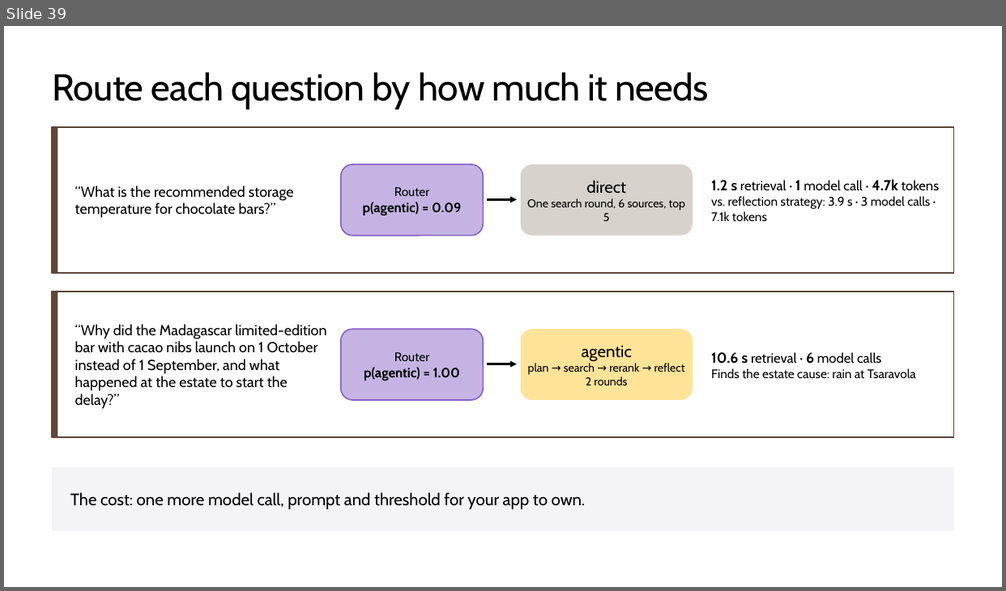
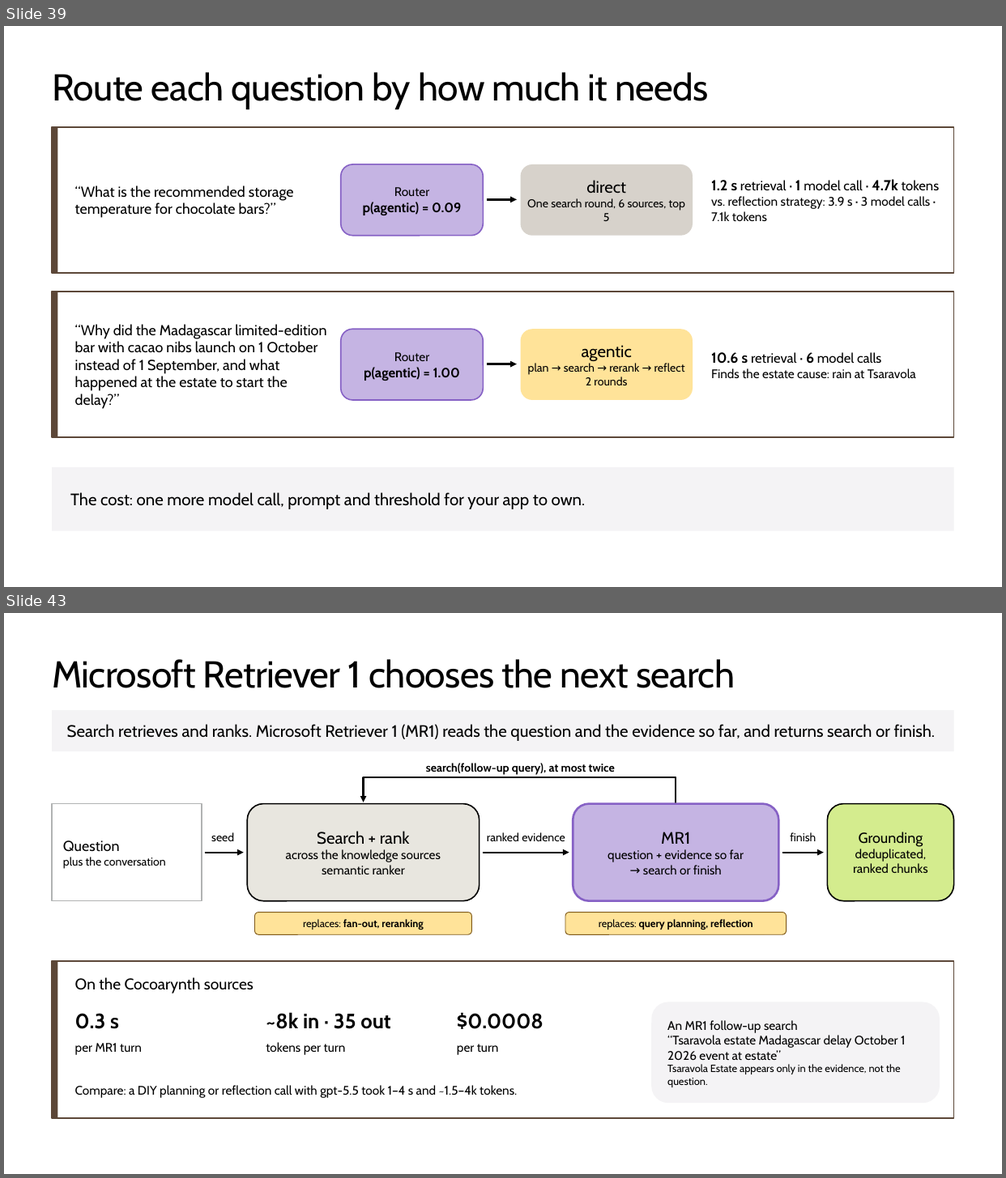
Before and after one commit to microsoft/ignite26-BRK300-building-agentic-retrieval-from-diy-to-foundry-iq, a slide deck: IgniteBRK300-WorkingDeck.pptx. Shown one above the other, each under a label of ours: slide 39 before the commit, slides 39 and 43 after it; the slides between them are not shown. The pictures are 1006x591 and 1006x1178 pixels, drawn with LibreOffice and Linux fonts; fonts in the diff are those of the drawing; background and template pictures are left out. Boxes give left, top, right and bottom in pixels: in the first picture for what was removed or moved away, otherwise in the second. Text is boxed around its words. In the diff, an @@ line names an element or a change of style, - is before the commit and + after.

Commit message:
Foundry IQ slides; one six-source knowledge base; remove MCP pages

```diff
--- a/IgniteBRK300-WorkingDeck.pptx
+++ b/IgniteBRK300-WorkingDeck.pptx
@@ slide 43 added at bbox=[4, 613, 1002, 1174], background #FFFFFF @@
@@ title added at bbox=[52, 659, 735, 688], 36 pt, text #000000 @@
+Microsoft Retriever 1 chooses the next search
@@ rectangle added at bbox=[52, 710, 954, 752], fill #F4F3F5, 16 pt, text #000000 @@
+Search retrieves and ranks. Microsoft Retriever 1 (MR1) reads the question and the evidence so far, and returns search or finish.
@@ rectangle added at bbox=[364, 777, 675, 777], outline #000000 1.75 pt @@
@@ arrow added from (364, 777) to (364, 803), #000000 1.75 pt @@
@@ text added at bbox=[426, 763, 615, 775], 11 pt, text #000000, bold @@
+search(follow-up query), at most twice
@@ rectangle added at bbox=[675, 777, 675, 803], outline #000000 1.75 pt @@
@@ rectangle added at bbox=[52, 804, 202, 901], fill #FFFFFF, outline #B1B3B3 1 pt, 11 pt, text #000000 @@
+Question
+plus the conversation
@@ rounded rectangle added at bbox=[247, 804, 479, 901], fill #E8E6DF, outline #000000 1.25 pt, 12 pt, text #000000 @@
+Search + rank
+across the knowledge sources
+semantic ranker
@@ rounded rectangle added at bbox=[573, 804, 779, 901], fill #C5B4E3, outline #8661C5 2 pt, 12 pt, text #000000 @@
+MR1
+question + evidence so far
+→ search or finish
@@ rounded rectangle added at bbox=[828, 804, 954, 901], fill #D4EC8E, outline #000000 1.25 pt, 12 pt, text #000000 @@
+Grounding
+deduplicated,
+ranked chunks
@@ arrow added from (205, 853) to (244, 853), #000000 1.75 pt @@
@@ text added at bbox=[211, 833, 234, 841], 11 pt, text #000000 @@
+seed
@@ arrow added from (484, 853) to (569, 853), #000000 1.75 pt @@
@@ text added at bbox=[487, 833, 565, 841], 11 pt, text #000000 @@
+ranked evidence
@@ arrow added from (782, 853) to (824, 853), #000000 1.75 pt @@
@@ text added at bbox=[790, 833, 816, 841], 11 pt, text #000000 @@
+finish
@@ rounded rectangle added at bbox=[255, 913, 472, 935], fill #FFE399, outline #7F5A1A 0.75 pt, 10 pt, text #000000, bold @@
+replaces: fan-out, reranking
@@ rounded rectangle added at bbox=[565, 913, 786, 935], fill #FFE399, outline #7F5A1A 0.75 pt, 10 pt, text #000000, bold @@
+replaces: query planning, reflection
@@ rectangle added at bbox=[52, 961, 954, 1118], fill #FFFFFF, outline #5C4738 1.5 pt @@
@@ rectangle added at bbox=[52, 961, 58, 1118], fill #5C4738 @@
@@ text added at bbox=[75, 977, 253, 993], 15 pt, text #000000 @@
+On the Cocoarynth sources
@@ text added at bbox=[75, 1013, 119, 1029], 20 pt, text #000000, bold @@
+0.3 s
@@ text added at bbox=[266, 1012, 390, 1029], 20 pt, text #000000, bold @@
+~8k in · 35 out
@@ text added at bbox=[457, 1012, 543, 1029], 20 pt, text #000000, bold @@
+$0.0008
@@ rounded rectangle added at bbox=[651, 1003, 940, 1103], fill #F4F3F5, 12 pt, text #000000 @@
+An MR1 follow-up search
+“Tsaravola estate Madagascar delay October 1 2026 event at estate”
+Tsaravola Estate appears only in the evidence, not the question.
@@ text added at bbox=[75, 1043, 142, 1055], 12 pt, text #000000 @@
+per MR1 turn
@@ text added at bbox=[266, 1042, 346, 1055], 12 pt, text #000000 @@
+tokens per turn
@@ text added at bbox=[457, 1044, 499, 1055], 12 pt, text #000000 @@
+per turn
@@ text added at bbox=[75, 1085, 517, 1098], 12 pt, text #000000 @@
+Compare: a DIY planning or reflection call with gpt-5.5 took 1–4 s and ~1.5–4k tokens.
```
Also in this commit, not shown: 7 other slides added, 21 other files.
